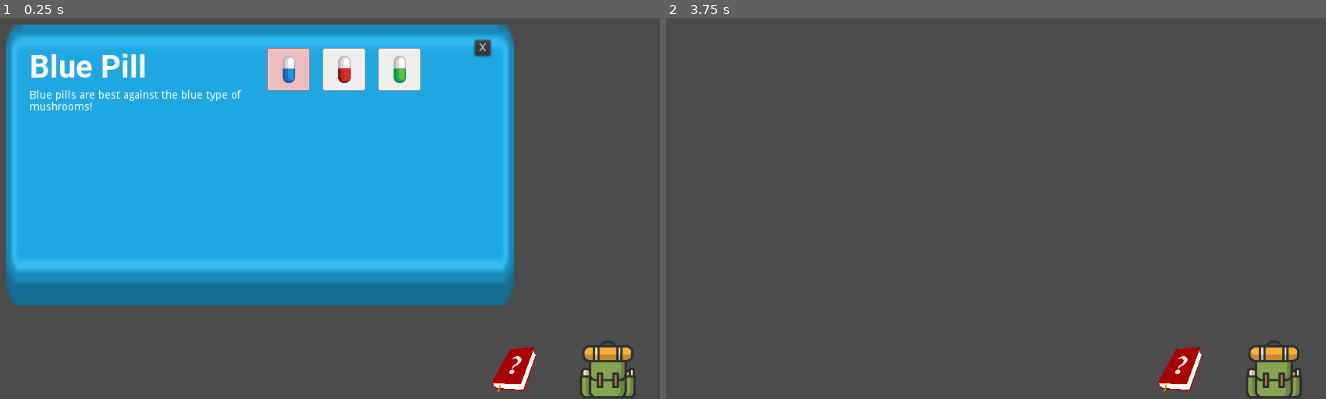
Above: before the commit, frames 1-2 (left to right).
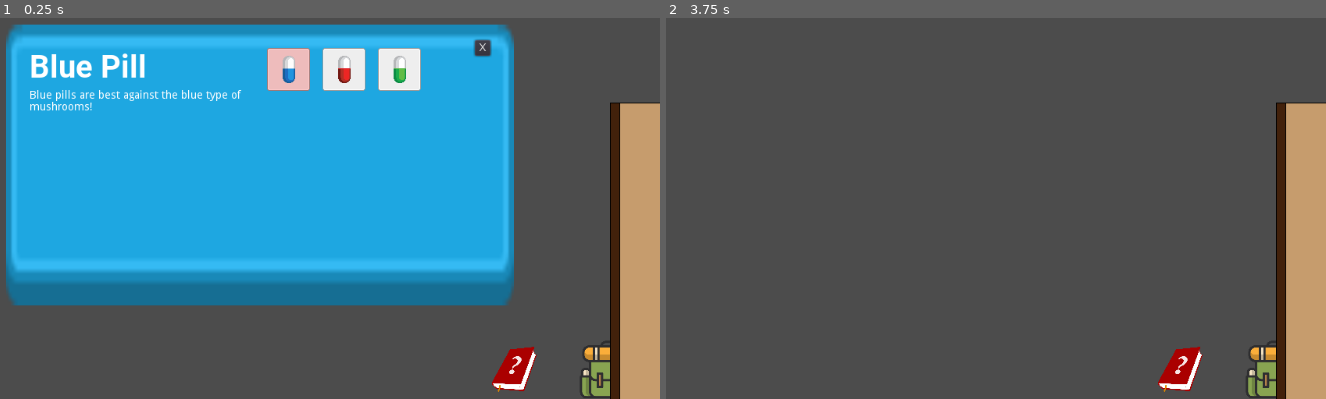
Above: after the commit, the same moments.

Repository: kleimaj/gaming-club-dev
Game: Godot game, scene res://Interface/HUD.tscn
Two runs of this game, one before a commit and one after it. Both use one fixed random seed, a clock stepped at 60 frames per second and the inputs below.
Inputs (mouse positions are in pixels of both pictures, inside the frame that each line leads up to):
- Up to frame 1 (0.25 s): no input
- Up to frame 2 (3.75 s): click (1180, 368) at 0.5 s; click (1180, 368) at 1.25 s; click (1180, 368) at 2 s; click (1273, 368) at 2.75 s; click "X" at 3.5 s

The runs differ from the first frame. In frame 1, 5.9% of the frame differs, in the area x 92-100%, y 22-100%; in frame 2, 5.9%.

Commit message:
adds all Polygon2Ds to Book

Diff:
--- a/Interface/Book.tscn
+++ b/Interface/Book.tscn
@@ -1,4 +1,9 @@
-[gd_scene format=2]
+[gd_scene load_steps=5 format=2]
+
+[ext_resource path="res://GFX/UI/Book/Blank.png" type="Texture" id=1]
+[ext_resource path="res://GFX/UI/Book/Cover.png" type="Texture" id=2]
+[ext_resource path="res://GFX/UI/Book/RightPage.png" type="Texture" id=3]
+[ext_resource path="res://GFX/UI/Book/LeftPage.png" type="Texture" id=4]
 
 [node name="Book" type="Control"]
 margin_right = 40.0
@@ -8,5 +13,23 @@
 }
 
 [node name="Page1" type="Polygon2D" parent="."]
+texture = ExtResource( 1 )
+polygon = PoolVector2Array( 480, 220, 480, 880, 960, 880, 960, 220 )
+uv = PoolVector2Array( 0, 0, 0, 640, 480, 640, 480, 0 )
 
 [node name="Page2" type="Polygon2D" parent="."]
+z_index = 5
+texture = ExtResource( 2 )
+polygon = PoolVector2Array( 960, 220, 960, 880, 1440, 880, 1440, 220 )
+uv = PoolVector2Array( 0, 0, 0, 640, 480, 640, 480, 0 )
+
+[node name="Page3" type="Polygon2D" parent="."]
+visible = false
+texture = ExtResource( 4 )
+polygon = PoolVector2Array( 12.397, 165.216, 12.567, 797.139, 26.044, 803.427, 25.875, 171.503 )
+uv = PoolVector2Array( 0, 0, 0, 640, 480, 640, 480, 0 )
+
+[node name="Page4" type="Polygon2D" parent="."]
+texture = ExtResource( 3 )
+polygon = PoolVector2Array( 960, 220, 960, 880, 1440, 880, 1440, 220 )
+uv = PoolVector2Array( 0, 0, 0, 640, 480, 640, 480, 0 )
Binary file added: GFX/UI/Book/Blank.png
Not shown, added: GFX/UI/Book/Blank.png.import
Not shown, added: GFX/UI/Book/Cover.png.import
Not shown, added: GFX/UI/Book/LeftPage.png.import
Not shown, added: GFX/UI/Book/RightPage.png.import
